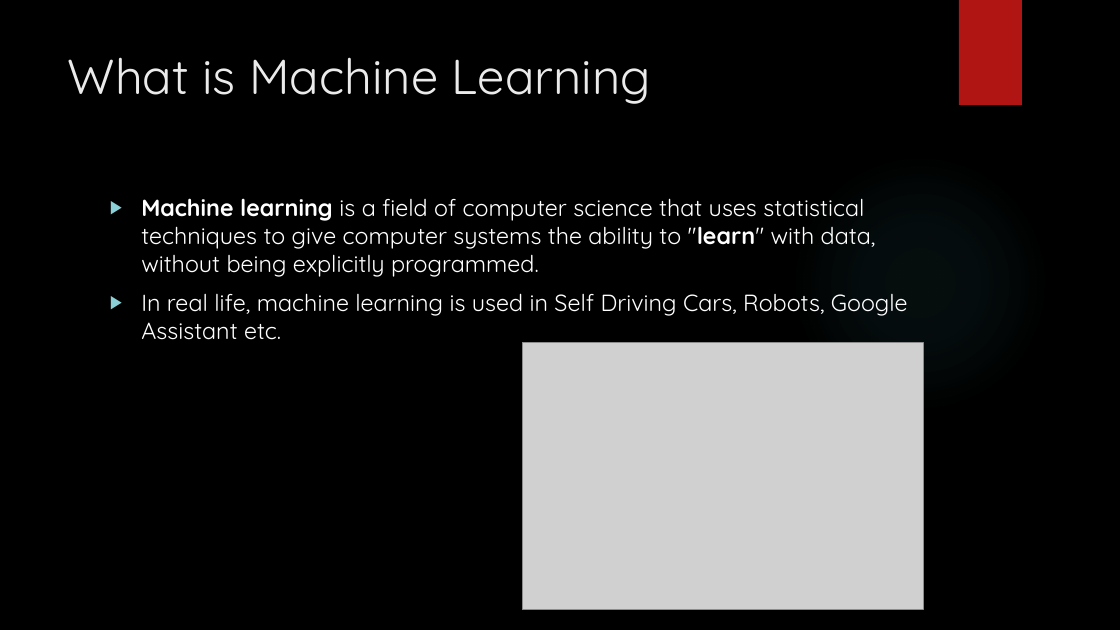
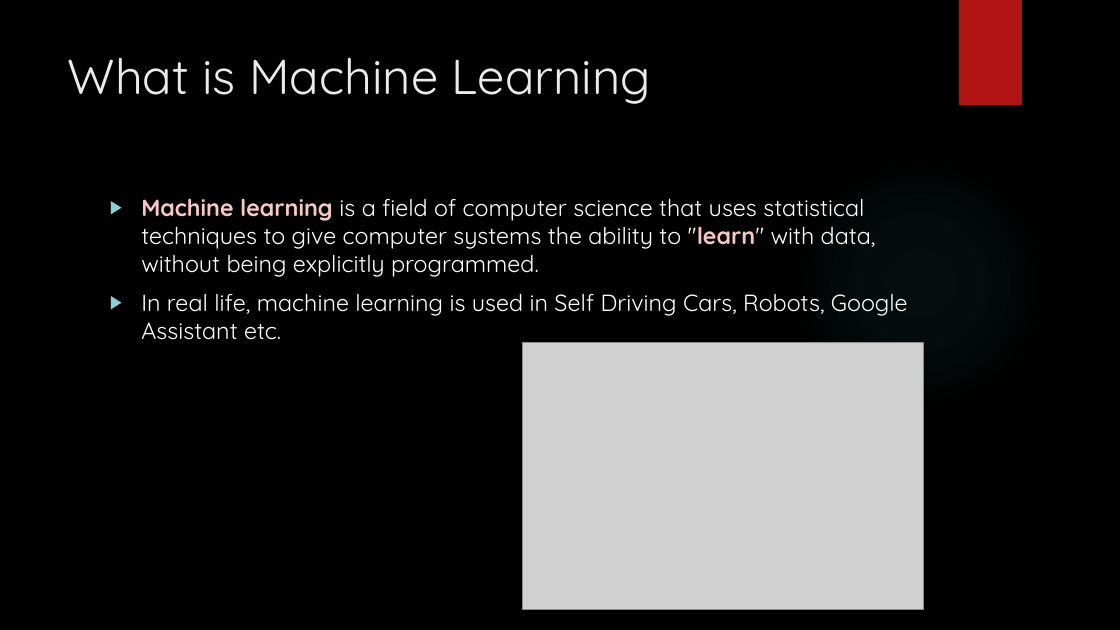
Before and after one commit to Vaishnav29/Digital-marketing, a slide deck: slide 2 of Final Folder/DIGITAL MARKETING.pptx. Drawn at 1120x630 pixels with LibreOffice and Linux fonts; fonts in the diff are those of the drawing; grey boxes stand for pictures; background and template pictures are left out. Boxes give left, top, right and bottom in pixels: in the first picture for what was removed or moved away, otherwise in the second. Text is boxed around its words. In the diff, an @@ line names an element or a change of style, - is before the commit and + after.

```diff
--- a/Final Folder/DIGITAL MARKETING.pptx
+++ b/Final Folder/DIGITAL MARKETING.pptx
@@ text at [141, 198, 876, 277]: text colour #FFFFFF to #F9C7C6 in "Machine learning "learn"" @@
```
Also in this commit, not shown: 17 other slides changed, 1 slide added.
